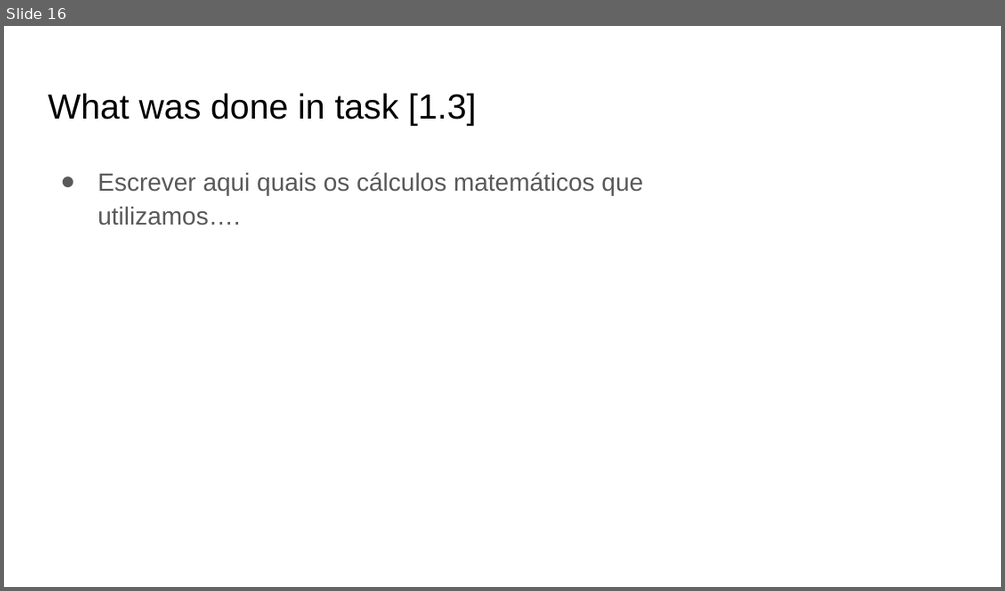
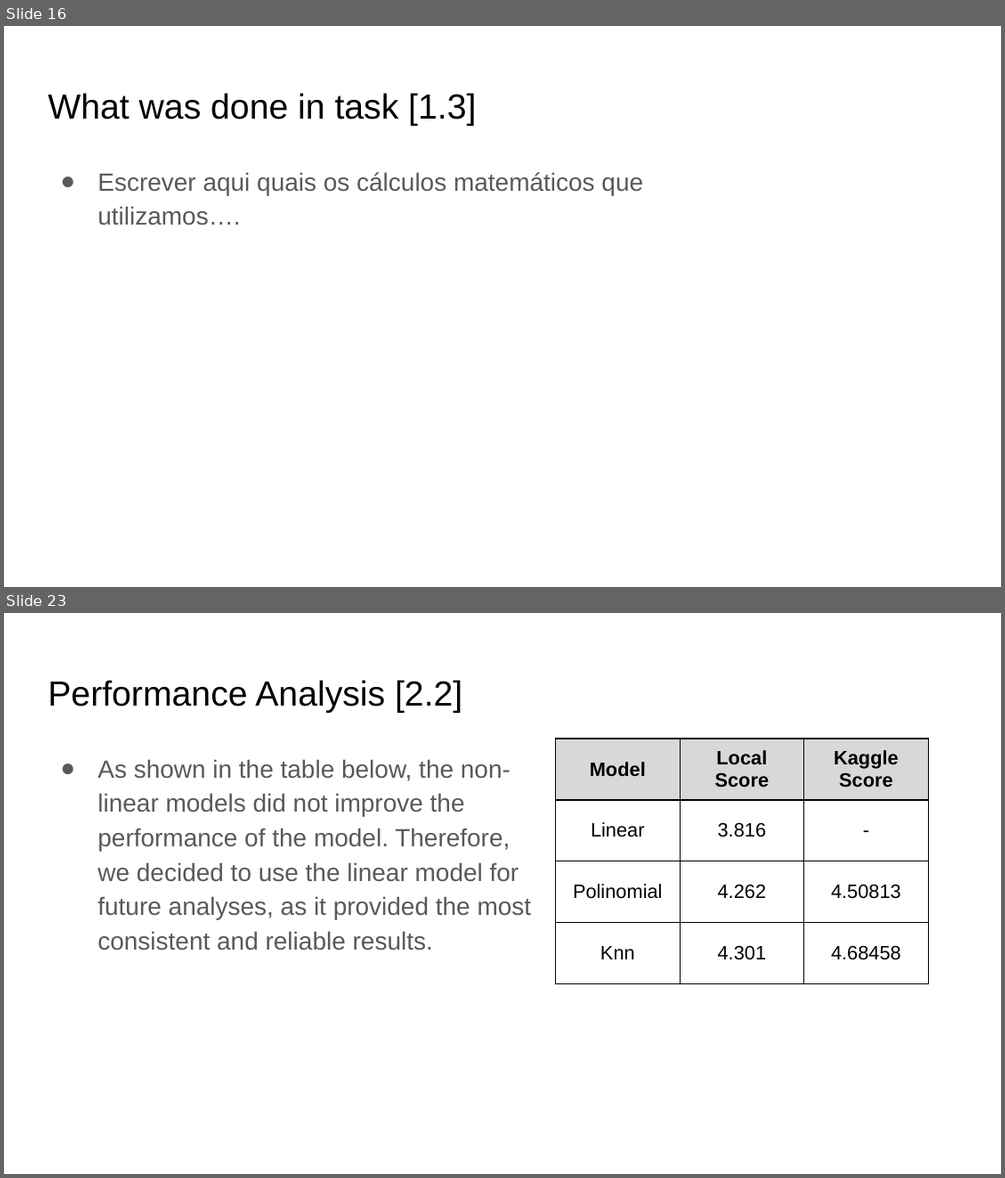
Before and after one commit to PedroFPeralta/FCT-ML-Nova-PRS2, a slide deck: ML@NOVA Team PRS.pptx. Shown one above the other, each under a label of ours: slide 16 before the commit, slides 16 and 23 after it; the slides between them are not shown. The pictures are 1005x591 and 1005x1178 pixels, drawn with LibreOffice and Linux fonts; fonts in the diff are those of the drawing. Boxes give left, top, right and bottom in pixels: in the first picture for what was removed or moved away, otherwise in the second. Text is boxed around its words. In the diff, an @@ line names an element or a change of style, - is before the commit and + after.

```diff
--- a/ML@NOVA Team PRS.pptx
+++ b/ML@NOVA Team PRS.pptx
@@ slide 23 added at [4, 613, 1001, 1174], background #FFFFFF @@
@@ title added at [48, 680, 462, 713], 25.2 pt, text #000000 @@
+Performance Analysis [2.2]
@@ table added at [555, 738, 929, 1065], 4 rows, 3 columns @@
+Model | Local Score | Kaggle Score
+Linear | 3.816 | -
+Polinomial | 4.262 | 4.50813
+Knn | 4.301 | 4.68458
@@ text added at [97, 759, 532, 950], 18 pt, text #595959 @@
+● As shown in the table below, the non-linear models did not improve the performance of the model. Therefore, we decided to use the linear model for future analyses, as it provided the most consistent and reliable results.
```
Also in this commit, not shown: 3 slides changed, 38 other slides added, 26 slides removed.
